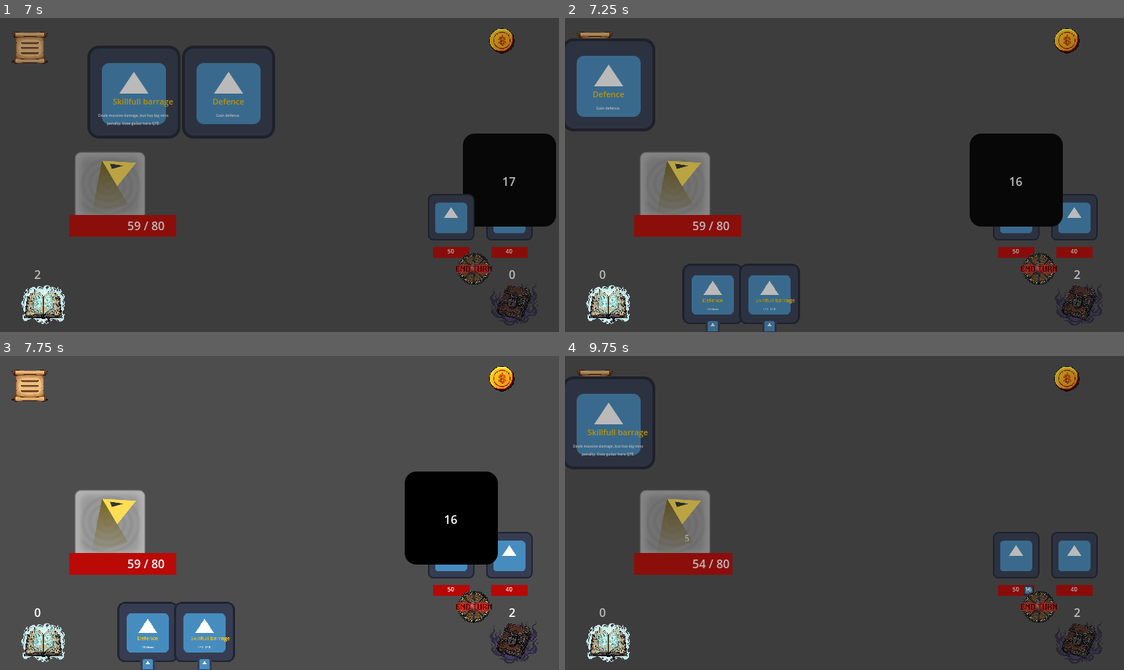
Above: before the commit, frames 1-4 (two rows, left to right).
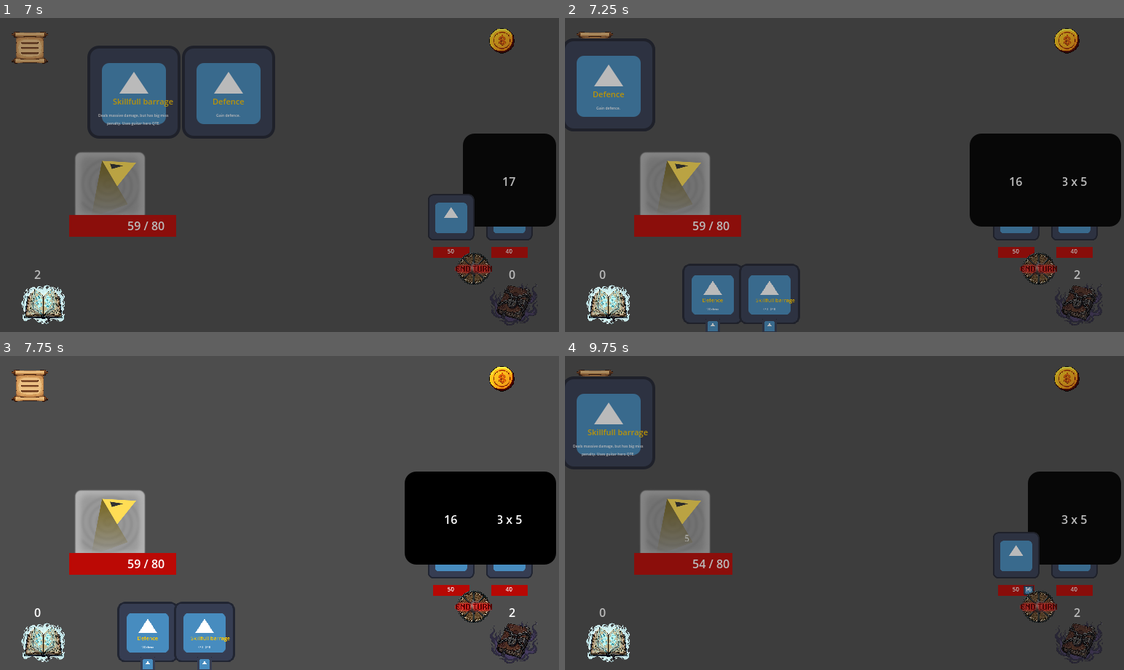
Above: after the commit, the same moments.

Repository: Frishkan/Reflex
Game: Godot game, scene res://scenes/start_screen.tscn
Same seed, same stepped clock (60 frames per second), same inputs: the game is played once before the commit and once after it. The engine's default icon, where the game draws it, is replaced by a stand-in: a white triangle on a blue panel in a dark square.
Inputs (mouse positions are in pixels of both pictures, inside the frame that each line leads up to):
- Up to frame 1 (7 s): click (106, 162) at 0.5 s; click (67, 80) at 1.25 s; click (480, 272) at 2 s; move the mouse to (27, 262) at 2.77 s; hold A (a) 2.78-3.53 s; click (27, 262) at 2.92 s; tap D (d) at 3.05, 3.6 s; tap Enter at 3.5 s; move the mouse to (106, 266) at 3.52 s; click (106, 266) at 3.67 s; tap F (f) at 3.8 s; click (475, 269) at 4.25 s; click (44, 303) at 5 s; click (514, 303) at 5.75 s; click (475, 269) at 6.5 s
- Up to frame 2 (7.25 s): no input
- Up to frame 3 (7.75 s): click (44, 641) at 7.25 s
- Up to frame 4 (9.75 s): click (1079, 641) at 8 s; click (1040, 607) at 8.75 s; click (609, 641) at 9.5 s

Frame 1 is identical in both runs. In frame 2, 3.1% of the frame differs, in the area x 87-100%, y 36-67%; in frame 3, 3.1%; in frame 4, 4.7%, in the area x 82-100%, y 36-67%.

Commit message:
fixed enemy intents, they didnt have enough time to show up (created timeout 0.001 seconds), cleaned up enemy damaging intent use

Diff:
--- a/scenes/fight_scene.tscn
+++ b/scenes/fight_scene.tscn
@@ -1,28 +1,28 @@
-[gd_scene load_steps=5 format=3 uid="uid://bv57y0xxkner8"]
+[gd_scene format=3 uid="uid://bv57y0xxkner8"]
 
-[ext_resource type="Script" path="res://scripts/fight_scene.gd" id="1_f73th"]
-[ext_resource type="Script" path="res://scripts/enemy_spawn.gd" id="1_klvbb"]
+[ext_resource type="Script" uid="uid://dpq5taudpexaj" path="res://scripts/fight_scene.gd" id="1_f73th"]
+[ext_resource type="Script" uid="uid://c743d2sm05s7l" path="res://scripts/enemy_spawn.gd" id="1_klvbb"]
 [ext_resource type="Texture2D" uid="uid://bcw2gvnd782fd" path="res://textures/character_1.png" id="2_4p8rm"]
-[ext_resource type="Script" path="res://scripts/qt_es.gd" id="3_jmeni"]
+[ext_resource type="Script" uid="uid://bq60le0n0ldim" path="res://scripts/qt_es.gd" id="3_jmeni"]
 
-[node name="FightScene" type="Node2D"]
+[node name="FightScene" type="Node2D" unique_id=1931833257]
 script = ExtResource("1_f73th")
 
-[node name="Enemies" type="Node2D" parent="."]
+[node name="Enemies" type="Node2D" parent="." unique_id=448664567]
 unique_name_in_owner = true
 script = ExtResource("1_klvbb")
 
-[node name="Hero" type="Node2D" parent="."]
+[node name="Hero" type="Node2D" parent="." unique_id=1806632102]
 position = Vector2(150, 251)
 scale = Vector2(0.5, 0.5)
 
-[node name="Sprite2D" type="Sprite2D" parent="Hero"]
+[node name="Sprite2D" type="Sprite2D" parent="Hero" unique_id=1736486665]
 position = Vector2(2, -40)
 texture = ExtResource("2_4p8rm")
 
-[node name="DMGNumberContainer" type="Node2D" parent="Hero"]
+[node name="DMGNumberContainer" type="Node2D" parent="Hero" unique_id=81477202]
 
-[node name="QTEs" type="Node2D" parent="."]
+[node name="QTEs" type="Node2D" parent="." unique_id=429068617]
 position = Vector2(386, 122)
 script = ExtResource("3_jmeni")
 
--- a/scripts/cards_library.gd
+++ b/scripts/cards_library.gd
@@ -22,7 +22,7 @@
 	Card.Name.SOLO: [preload("res://icon.svg"), Vector2(1, 1), "Solo", "Damages and confuses all enemies. Uses guitar QTE.", preload("res://icon.svg")],
 }
 
-const STATS := { ## NAME[base[effect, hits, miss_penalty, speed], upgrade[effect, hits, miss_penalty, speed], "special effects"]
+const STATS := { ## NAME[base[effect, hits, miss_penalty, speed], upgrade[effect, hits, miss_penalty, speed], "special effects", needs_choosing]
 	Card.Name.KNIFE: [[20, 5, 0, 300], [2, 7, 0, 300], "DEBUGGING", 1], ## 10X damage
 	Card.Name.SKILLFULL_BARRAGE: [[4, 8, 2, 400], [6, 10, 2, 400], "", 1],
 	Card.Name.DEFENCE: [[8, 0, 0, 0], [10, 0, 0, 0], "Defence", 0],
--- a/scripts/enemy_spawn.gd
+++ b/scripts/enemy_spawn.gd
@@ -86,4 +86,5 @@
 		get_children()[get_child_count()-1-e].update_defence(get_children()[get_child_count()-1-e].defence * -1)
 		get_children()[get_child_count()-1-e].get_child(6).use_intents()
 		await Events.enemy_turned
+	await get_tree().create_timer(0.001).timeout
 	Events.enemy_turn_ended.emit()
--- a/scripts/intents.gd
+++ b/scripts/intents.gd
@@ -2,7 +2,6 @@
 
 var possibility : Array
 var value : Array ## [times applied, value for, type]
-var order : int
 
 @onready var intent_icon = $IntentSprite2D
 @onready var intent_value = $IntentValue
@@ -82,15 +81,13 @@
 
 func use_intents() :
 	match value[2] :
-		"damage" : ## this is baaad code writing... yep
+		"damage" :
 			for hits in value[0] :
-				if Singleton.hero_defence - value[1] <= 0 :
-					Singleton.hero_health -= (value[1]-Singleton.hero_defence)
+				Singleton.hero_defence -= value[1]
+				if Singleton.hero_defence <= 0 :
+					Singleton.hero_health += (Singleton.hero_defence)
 					Singleton.hero_defence = 0
 					hud.update_hero_health()
-				Singleton.hero_defence -= value[1]
-				if Singleton.hero_defence < 0 :
-					Singleton.hero_defence = 0
 				hud.update_hero_defence()
 				var dmg_num = player_dmg_number.instantiate() as DMGNumber
 				dmg_number_container.add_child(dmg_num)
